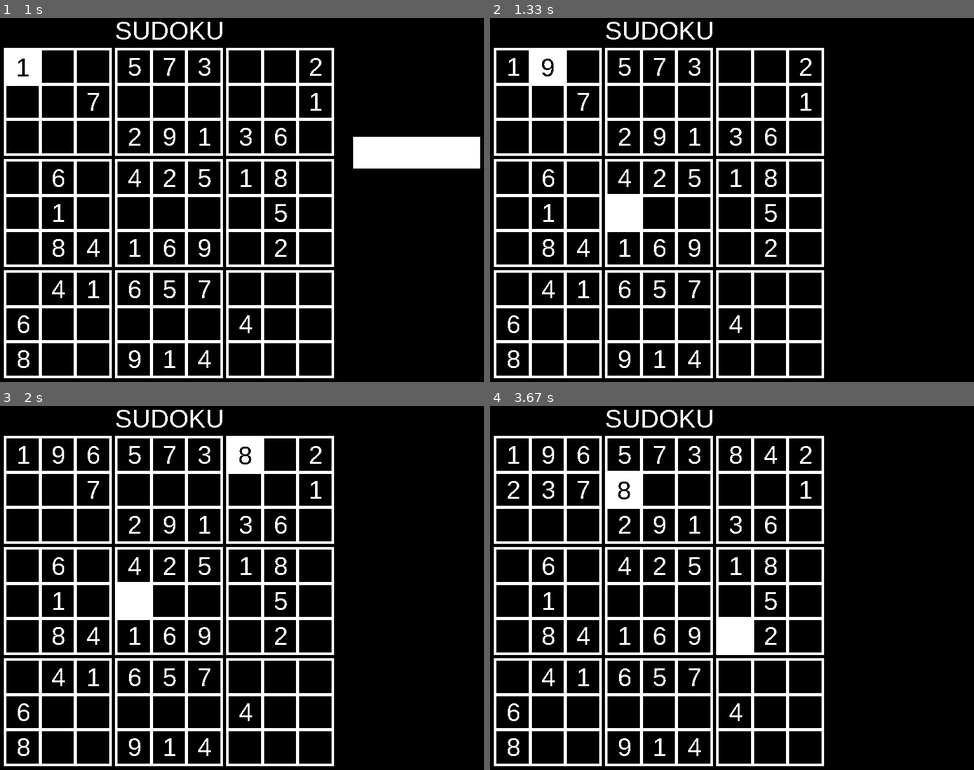
Above: before the commit, frames 1-4 (two rows, left to right).
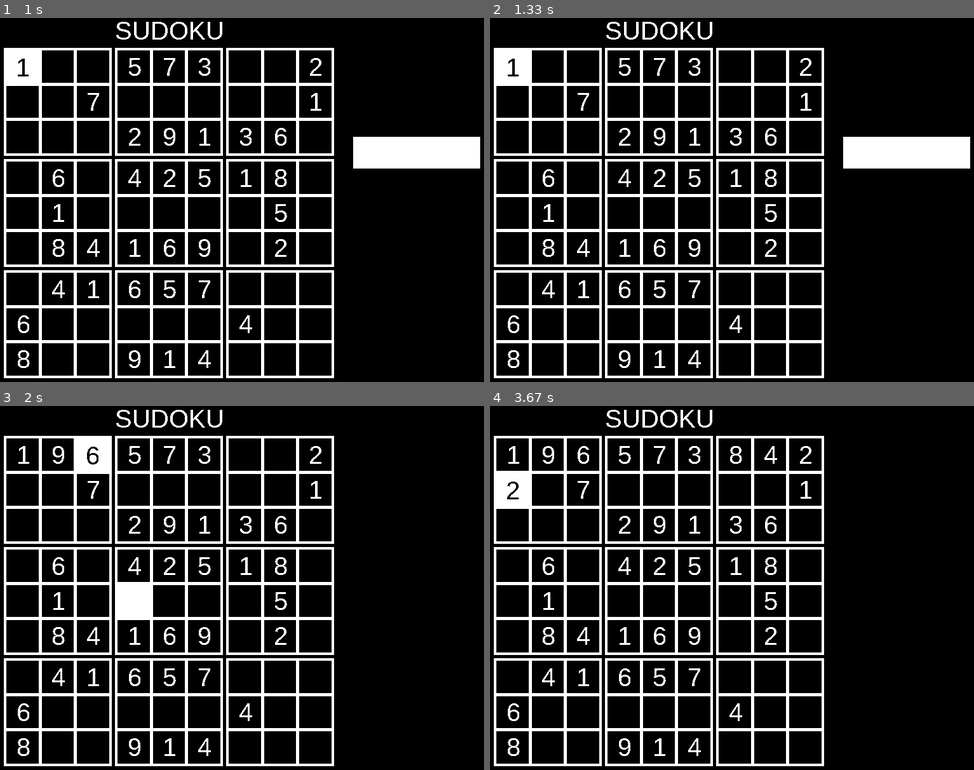
Above: after the commit, the same moments.

Repository: GarnierLenny/Pydoku
Game: pygame game, started from gui.py
The game is run twice, just before and just after one commit, with the same random seed, the same clock (stepped at 60 frames per second) and the same inputs.
Inputs (mouse positions are in pixels of both pictures, inside the frame that each line leads up to):
- Up to frame 1 (1 s): click "Solve" at 0.38 s; click (121, 203) at 0.72 s
- Up to frame 2 (1.33 s): no input
- Up to frame 3 (2 s): no input
- Up to frame 4 (3.67 s): move the mouse to (615, 511) at 2.13 s; click (615, 511) at 2.48 s; move the mouse to (741, 628) at 2.97 s; click (741, 628) at 3.42 s

Frame 1 is identical in both runs. In frame 2, 4.0% of the frame differs, in the area x 1-100%, y 8-58%; in frame 3, 1.1%; in frame 4, 1.7%.

Commit message:
fix - added check_square for multiple nb occurence

Diff:
--- a/gui.py
+++ b/gui.py
@@ -1,5 +1,5 @@
 import pygame, copy, sys, logging
-from sudoku_solver import is_num, get_map, check_hor, check_ver
+from sudoku_solver import is_num, get_map, check_hor, check_ver, check_square
 import time
 
 running = True
@@ -134,7 +134,7 @@
   pos = get_highlight_position(x, y)
   pygame.draw.rect(screen, cell_color, (pos[0], pos[1], 52, 52))
   screen.blit(my_font.render(str(board[y][x]), False, value_color), (pos[0] + 15, pos[1] + 4))
-  time.sleep(0.4)
+  time.sleep(0.5)
 
 def recursive_solve(board, x, y):
   if x == 9:
@@ -151,7 +151,7 @@
       return True
   for i in range(9):
     board[y][x] += 1
-    if check_hor(board, x, y) is True and check_ver(board, x, y) is True:
+    if check_hor(board, x, y) is True and check_ver(board, x, y) is True and check_square(board, x, y) is True:
       display_board()
       highlight_cell(x, y, pygame.Color(255, 255, 255), pygame.Color(0, 0, 0))
       refresh_screen()
--- a/sudoku_solver.py
+++ b/sudoku_solver.py
@@ -18,6 +18,31 @@
         return True
   return False
 
+def get_square_pos(x, y):
+  pos_x = 0
+  pos_y = 0
+  if x > 2 and x <= 5:
+    pos_x = 3
+  elif x > 5:
+    pos_x = 6
+  if y > 2 and y <= 5:
+    pos_y = 3
+  elif y > 5:
+    pos_y = 6
+  return pos_x, pos_y
+
+def check_square(board, x, y):
+  pos = get_square_pos(x, y)
+  for i in range(3):
+    if y == pos[1] + i:
+      continue
+    for j in range(3):
+      if x == pos[0] + j:
+        continue
+      if board[y][x] == board[pos[1] + i][pos[0] + j]:
+        return False
+  return True
+
 def recursive_solve(board, x, y):
   if x == 9:
     x = 0
@@ -33,7 +58,7 @@
       return True
   for i in range(9):
     board[y][x] += 1
-    if check_hor(board, x, y) is True and check_ver(board, x, y) is True:
+    if check_hor(board, x, y) is True and check_ver(board, x, y) is True and check_square(board, x, y) is True:
       if recursive_solve(board, x + 1, y) is True:
         return True
   board[y][x] = 0
